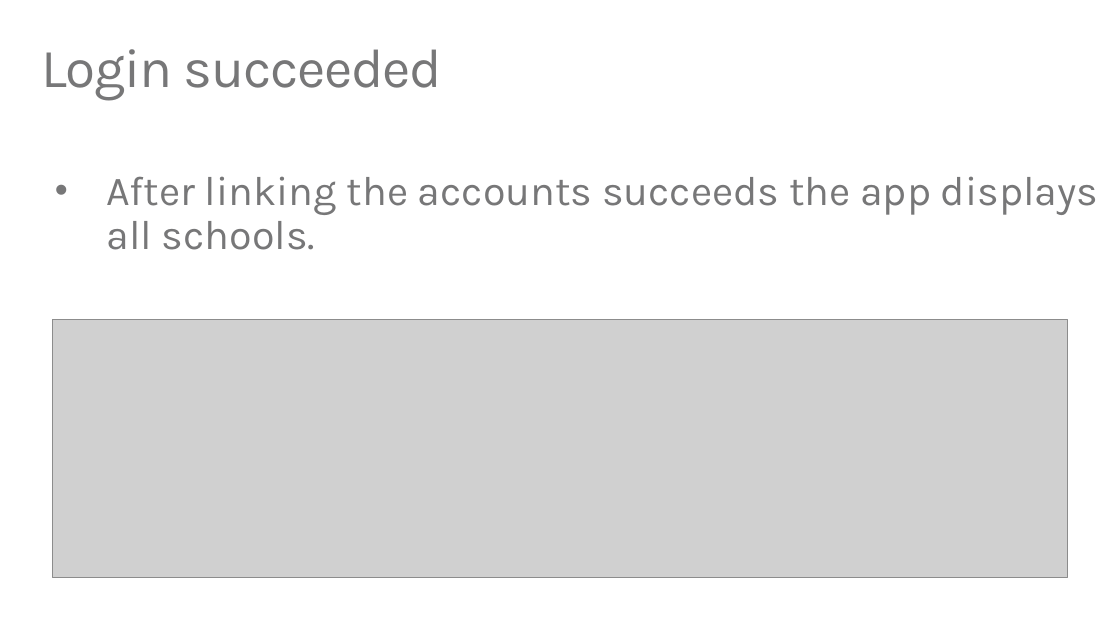
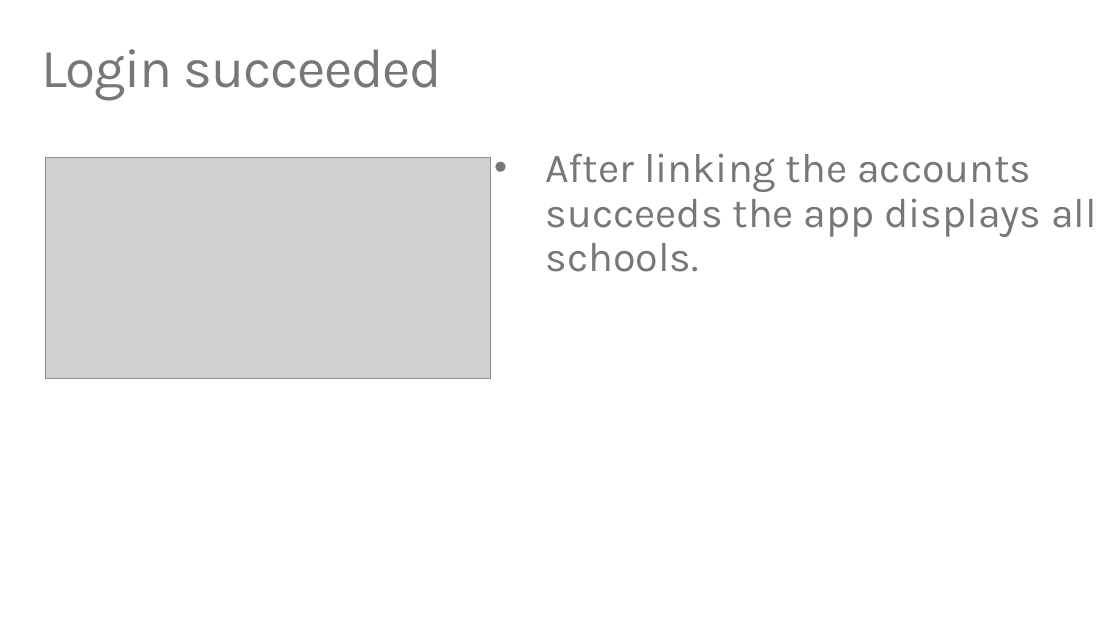
Before and after one commit to TylerLu/EDUGraphAPI-Angular, a slide deck: slide 20 of EDU GRAPH-API Demo Script.pptx (slide 19 before the commit). Drawn at 1120x630 pixels with LibreOffice and Linux fonts; fonts in the diff are those of the drawing; grey boxes stand for pictures. Boxes give left, top, right and bottom in pixels: in the first picture for what was removed or moved away, otherwise in the second. Text is boxed around its words. In the diff, an @@ line names an element or a change of style, - is before the commit and + after.

```diff
--- a/EDU GRAPH-API Demo Script.pptx
+++ b/EDU GRAPH-API Demo Script.pptx
@@ picture added at bbox=[45, 157, 490, 378] @@
@@ text "After linking the accounts succeeds ..." rewrapped from bbox=[106, 176, 1098, 250] to bbox=[546, 153, 1097, 272] @@
@@ picture removed at bbox=[53, 320, 1067, 578] @@
```
Also in this commit, not shown: 21 other slides changed, 3 slides added, 4 other files.
